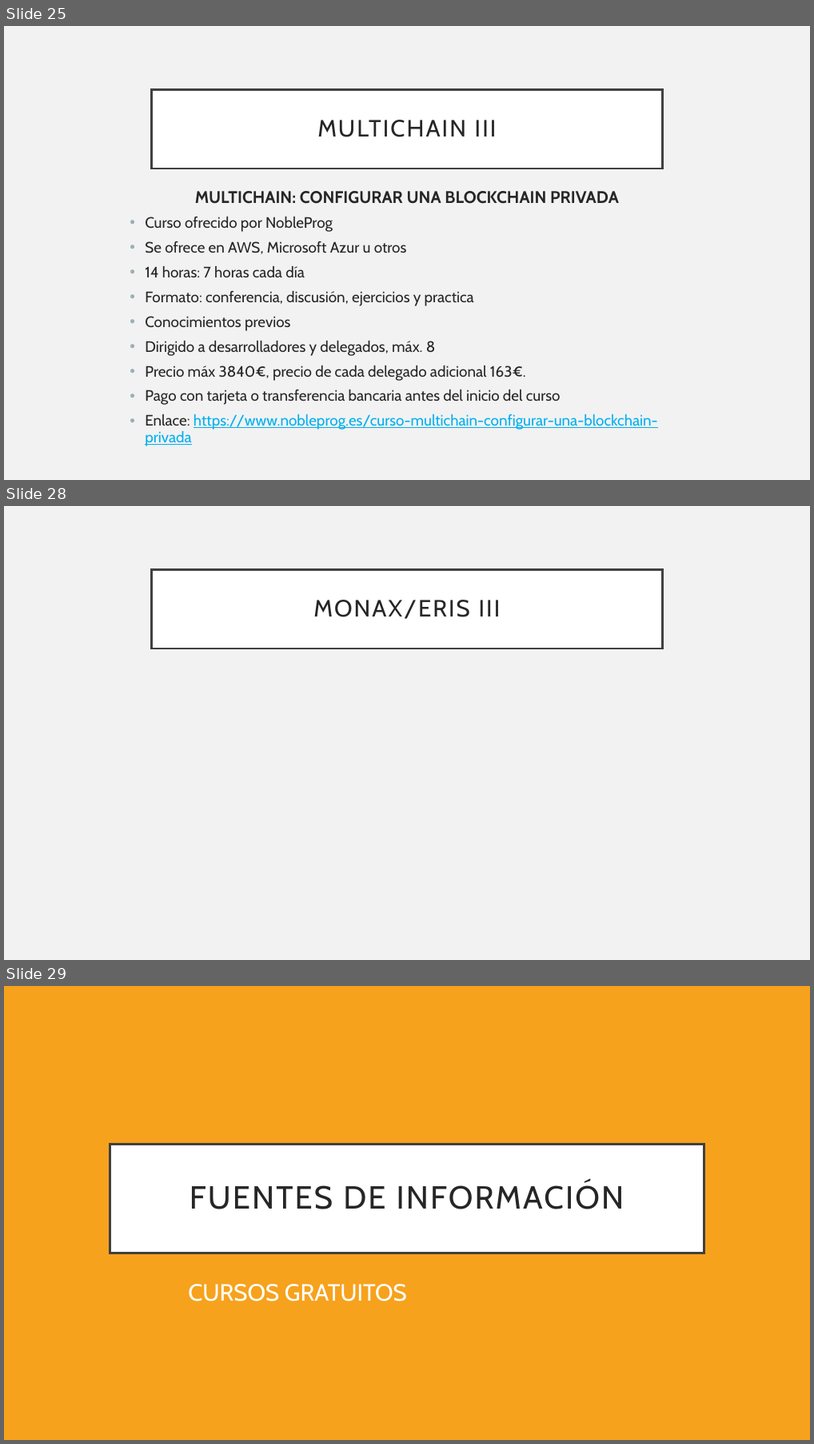
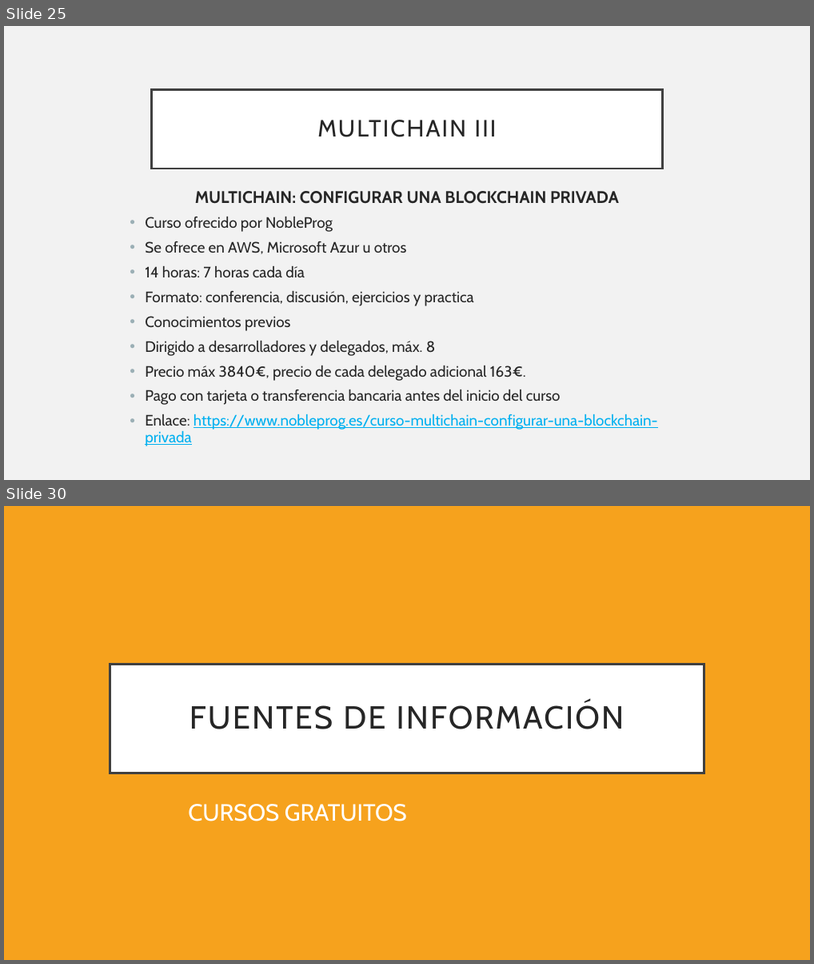
Before and after one commit to alex7dm/DTE_T1_OpenSourceBlockchain, a slide deck: OPEN SOURCE BLOCKCHAIN.pptx. Shown one above the other, each under a label of ours: slides 25, 28 and 29 before the commit, slides 25 and 30 after it; the slides between them are not shown. The pictures are 814x1444 and 814x964 pixels, drawn with LibreOffice and Linux fonts; fonts in the diff are those of the drawing. Boxes give left, top, right and bottom in pixels: in the first picture for what was removed or moved away, otherwise in the second. Text is boxed around its words. In the diff, an @@ line names an element or a change of style, - is before the commit and + after.

```diff
--- a/OPEN SOURCE BLOCKCHAIN.pptx
+++ b/OPEN SOURCE BLOCKCHAIN.pptx
@@ slide 28 removed at (4,506,810,960), background #F2F2F2 @@
@@ title removed at (152,569,662,648) @@
-MONAX/ERIS III
@@ what was slide 29 is now slide 30 @@
```
Also in this commit, not shown: 2 slides changed, 5 slides added, 3 other slides removed.
